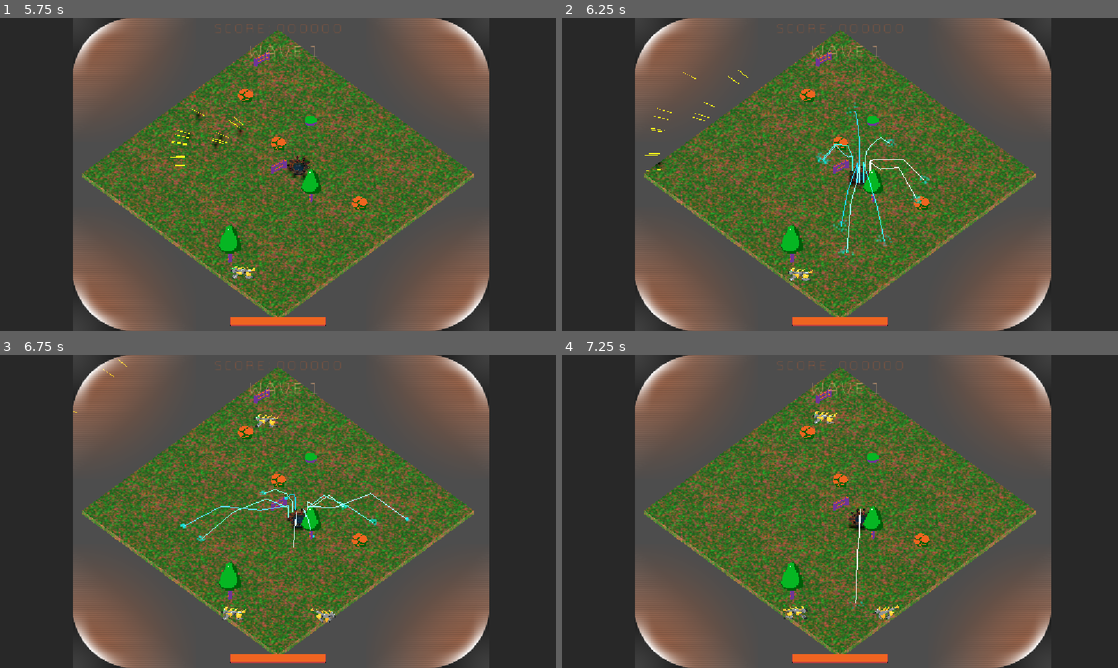
Above: before the commit, frames 1-4 (two rows, left to right).
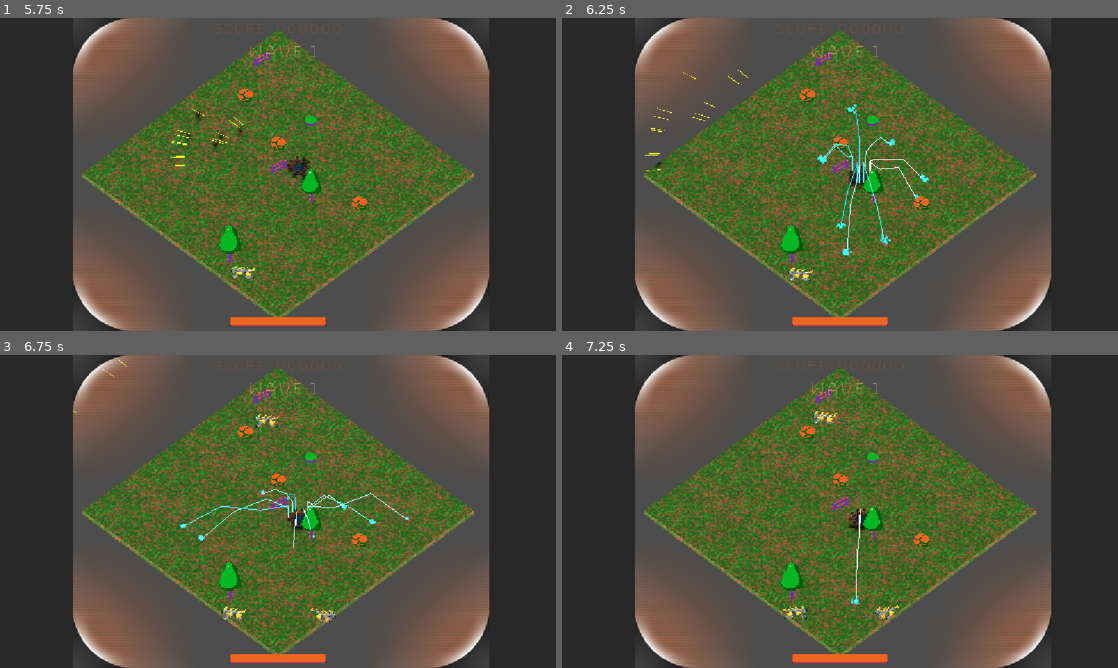
Above: after the commit, the same moments.

Repository: Gamkedo/terminus-2k28
Game: Godot game, scene res://level_menu.tscn
The game is run twice, just before and just after one commit, with the same random seed, the same clock (stepped at 60 frames per second) and the same inputs.
Inputs (mouse positions are in pixels of both pictures, inside the frame that each line leads up to):
- Up to frame 1 (5.75 s): click (155, 161) at 0.5 s; tap Enter at 1.25 s; move the mouse to (400, 158) at 1.27 s; press the mouse at (400, 158) at 1.28 s; hold D (walk_right) 1.28-2 s; release the mouse at (400, 158) at 2 s; drag from (166, 190) to (250, 237) at 2.02 s; move the mouse to (333, 105) at 2.77 s; hold D (walk_right) 2.78-3.5 s; hold 0 (weapon0) 2.78-3.5 s; drag from (250, 237) to (111, 127) at 3.52 s; tap Space at 4.25 s; move the mouse to (444, 221) at 4.27 s; hold A (walk_left) 4.28-5 s; hold 2 (weapon2) 4.28-5 s; drag from (111, 127) to (194, 96) at 5.02 s
- Up to frame 2 (6.25 s): move the mouse to (867, 174) at 5.77 s; hold S (walk_down) from 5.78 s (still down); hold 4 (weapon4) from 5.78 s (still down); click (867, 174) at 5.92 s
- Up to frame 3 (6.75 s): release S (walk_down) at 6.5 s; release 4 (weapon4) at 6.5 s; drag from (194, 433) to (166, 527) at 6.52 s
- Up to frame 4 (7.25 s): no input

Frame 1 is identical in both runs. In frame 2, 0.3% of the frame differs, in the area x 45-67%, y 26-77%; in frame 3, 0.1%; in frame 4, less than 0.1%.

Commit message:
Replaced lightning bolt gpu particle with cpu particle

Diff:
--- a/Scenes - Objects/lightning_bolt.tscn
+++ b/Scenes - Objects/lightning_bolt.tscn
@@ -6,30 +6,22 @@
 [sub_resource type="SphereShape3D" id="SphereShape3D_8jg5c"]
 radius = 3.5
 
-[sub_resource type="ParticleProcessMaterial" id="ParticleProcessMaterial_62pvi"]
-lifetime_randomness = 0.3
-emission_shape_scale = Vector3(0.1, 0.1, 0.1)
-emission_shape = 1
-emission_sphere_radius = 1.0
-direction = Vector3(0, 1, 0)
-spread = 90.0
-initial_velocity_min = 3.0
-initial_velocity_max = 6.0
-scale_min = 0.099999994
-scale_max = 0.19999999
-
-[sub_resource type="StandardMaterial3D" id="StandardMaterial3D_toacn"]
+[sub_resource type="StandardMaterial3D" id="StandardMaterial3D_y5qfa"]
 transparency = 1
-shading_mode = 0
-albedo_color = Color(0, 1, 1, 0.25882354)
+albedo_color = Color(0, 0.72833353, 0.95, 0.45490196)
+emission_enabled = true
+emission = Color(0.07341487, 0.54238397, 0.57206535, 1)
 billboard_mode = 3
+billboard_keep_scale = true
 particles_anim_h_frames = 1
 particles_anim_v_frames = 1
 particles_anim_loop = false
 
-[sub_resource type="QuadMesh" id="QuadMesh_ybqwe"]
-material = SubResource("StandardMaterial3D_toacn")
-size = Vector2(0.35, 0.35)
+[sub_resource type="QuadMesh" id="QuadMesh_7tbbo"]
+material = SubResource("StandardMaterial3D_y5qfa")
+
+[sub_resource type="Gradient" id="Gradient_w7dxp"]
+colors = PackedColorArray(0, 0.6783332, 0.74, 0.1882353, 0, 0.3499999, 1, 0.19215687)
 
 [node name="Node3D" type="Area3D" unique_id=1676042793]
 collision_layer = 4
@@ -44,16 +36,26 @@
 light_color = Color(0, 1, 1, 1)
 shadow_enabled = true
 
-[node name="GPUParticles3D" type="GPUParticles3D" parent="." unique_id=506844413]
-amount = 25
-lifetime = 0.35000000000000003
-explosiveness = 1.0
-process_material = SubResource("ParticleProcessMaterial_62pvi")
-draw_pass_1 = SubResource("QuadMesh_ybqwe")
-
 [node name="DamageComponent" type="Node" parent="." unique_id=1488326728]
 script = ExtResource("2_toacn")
 metadata/_custom_type_script = "uid://dk0t68rm77cxi"
 
+[node name="CPUParticles3D" type="CPUParticles3D" parent="." unique_id=696062901]
+material_override = SubResource("StandardMaterial3D_y5qfa")
+amount = 15
+lifetime = 0.35000000000000003
+explosiveness = 1.0
+fixed_fps = 30
+mesh = SubResource("QuadMesh_7tbbo")
+emission_shape = 1
+emission_sphere_radius = 0.2
+direction = Vector3(0, 1, 0)
+initial_velocity_min = 1.0
+initial_velocity_max = 5.0
+scale_amount_min = 0.3
+scale_amount_max = 0.5
+color = Color(0.13399999, 0.6342666, 0.67, 0.19607843)
+color_ramp = SubResource("Gradient_w7dxp")
+
 [connection signal="area_entered" from="." to="." method="_on_area_entered"]
 [connection signal="area_exited" from="." to="." method="_on_area_exited"]
